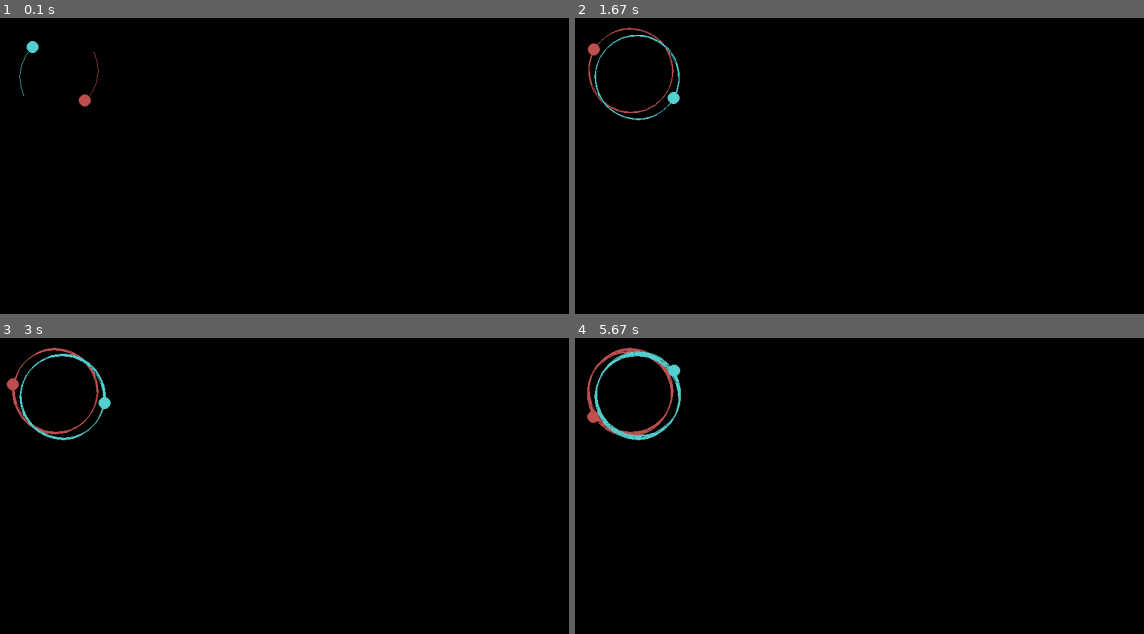
Above: before the commit, frames 1-4 (two rows, left to right).
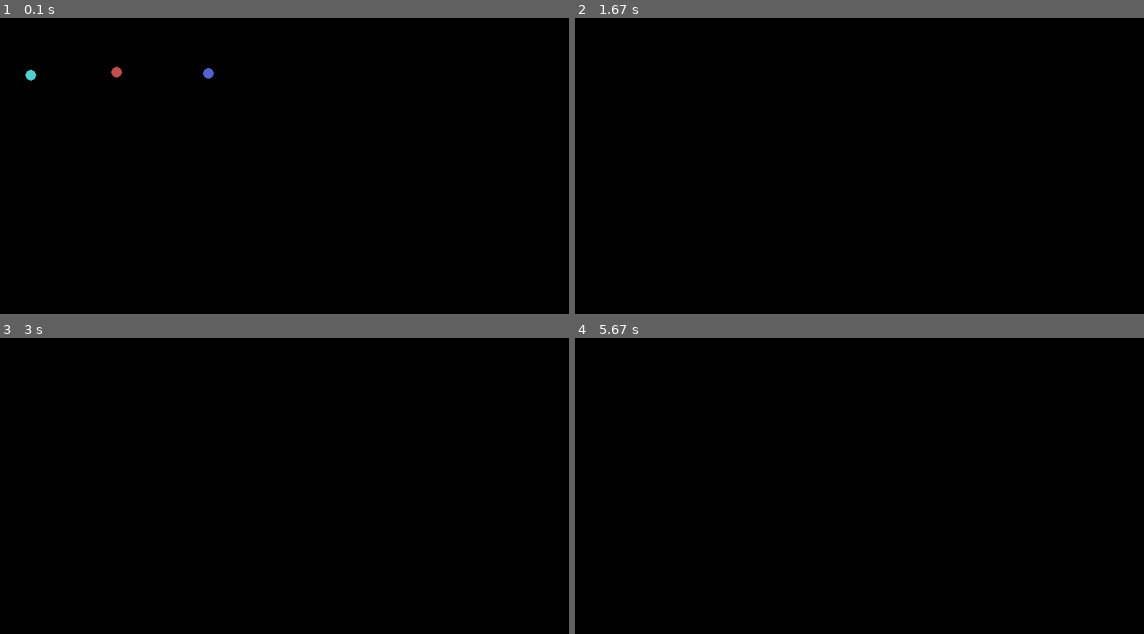
Above: after the commit, the same moments.

Repository: ChaoticSymphony/n-body-problem-pygame
Game: pygame game, started from n-body-problem.py
The game is run twice, just before and just after one commit, with the same random seed, the same clock (stepped at 60 frames per second) and the same inputs.
Inputs (mouse positions are in pixels of both pictures, inside the frame that each line leads up to):
- Up to frame 1 (0.1 s): no input
- Up to frame 2 (1.67 s): press the mouse at (outside the picture) at 0.37 s; move the mouse to (631, 130) at 0.47 s; release the mouse at (779, 180) at 0.6 s; press the mouse at (outside the picture) at 0.7 s; move the mouse to (637, 94) at 0.8 s; release the mouse at (796, 115) at 0.93 s
- Up to frame 3 (3 s): no input
- Up to frame 4 (5.67 s): no input

The runs differ from the first frame. In frame 1, 0.4% of the frame differs, in the area x 3-38%, y 7-31%; in frame 2, 0.8%; in frame 3, 0.9%; in frame 4, 1.3%, in the area x 2-19%, y 3-35%.

Commit message:
Add files via upload
Added changes which allow you to pan around the screen now

Diff:
--- a/n-body-problem.py
+++ b/n-body-problem.py
@@ -2,17 +2,15 @@
 import math
 import numpy as np
 
-a = 1100 * math.pow(10, 12)
-b = 1100 * math.pow(10, 12)
-c = 300 * math.pow(10, 12)
-vel = 11.2
+a = 100
+vel = 1
 
 pygame.init()
 screen = pygame.display.set_mode((1500, 800))
 pygame.display.set_caption("Solar System")
 
 class Body:
-    G = 6.67430 * math.pow(10, -11)  #Gravitational constant
+    G = 1  # Gravitational constant
 
     def __init__(self, mass, color, x, y, vx, vy):
         self.mass = mass
@@ -23,20 +21,22 @@
         self.vy = vy
         self.orbit = []
 
-    def draw_orbit(self, screen):
-        #Draws the orbit of the body first
+    def draw_orbit(self, screen, offset_x, offset_y):
+        # Draw the orbit with an offset
         if len(self.orbit) > 1:
-            pygame.draw.lines(screen, self.color, False, self.orbit, 1)
-    def draw_planet(self, screen):
-        #Draws the body itself
-        pygame.draw.circle(screen, self.color, (float(self.x), float(self.y)), 10)
+            adjusted_orbit = [(x + offset_x, y + offset_y) for x, y in self.orbit]
+            pygame.draw.lines(screen, self.color, False, adjusted_orbit, 1)
+
+    def draw_planet(self, screen, offset_x, offset_y):
+        # Draw the body itself with an offset
+        pygame.draw.circle(screen, self.color, (int(self.x + offset_x), int(self.y + offset_y)), 9)
 
     def accelerate_due_to_gravity(self, other):
         dx = other.x - self.x
         dy = other.y - self.y
         d = math.sqrt(dx**2 + dy**2)
         if d == 0:
-            return  #Avoid division by zero
+            return  # Avoid division by zero
         f = self.G * self.mass * other.mass / d**2
         ax = f * dx / d / self.mass
         ay = f * dy / d / self.mass
@@ -47,7 +47,7 @@
         self.x += self.vx
         self.y += self.vy
         self.orbit.append((self.x, self.y))
-        if len(self.orbit) > 1200:  #Keep the orbit list from growing indefinitely
+        if len(self.orbit) > 1200:  # Keep the orbit list from growing indefinitely
             self.orbit.pop(0)
 
     def interact_with(self, other):
@@ -57,31 +57,59 @@
 running = True
 clock = pygame.time.Clock()
 
+# Pan variables
+pan_offset_x = 0
+pan_offset_y = 0
+dragging = False
+last_mouse_pos = None
+
 bodies = [
-    Body(mass=a, color=(193, 81, 81), x=700, y=350, vx=vel, vy=vel),
-    Body(mass=b, color=(85, 209, 209), x=600, y=450, vx=-vel, vy=-vel),
-    #Body(mass=c, color=(153, 255, 153), x=700, y=400, vx=1, vy=0.5),
-    ]
+    Body(mass=a, color=(193, 81, 81), x=750, y=400, vx=-0.5, vy=-0.5),
+    Body(mass=a, color=(85, 209, 209), x=600, y=400, vx=0.5, vy=0.5),
+    Body(mass=5, color=(85, 100, 209), x=900, y=400, vx=-0., vy=0.),
+]
 
 while running:
     for event in pygame.event.get():
         if event.type == pygame.QUIT:
             running = False
+        elif event.type == pygame.MOUSEBUTTONDOWN:
+            if event.button == 1:  # Left mouse button
+                dragging = True
+                last_mouse_pos = pygame.mouse.get_pos()
+        elif event.type == pygame.MOUSEBUTTONUP:
+            if event.button == 1:  # Left mouse button
+                dragging = False
+        elif event.type == pygame.MOUSEMOTION:
+            if dragging:
+                mouse_x, mouse_y = pygame.mouse.get_pos()
+                if last_mouse_pos:
+                    dx = mouse_x - last_mouse_pos[0]
+                    dy = mouse_y - last_mouse_pos[1]
+                    pan_offset_x += dx
+                    pan_offset_y += dy
+                    last_mouse_pos = (mouse_x, mouse_y)
+
     screen.fill("black")
 
-    #Loop through each pair of bodies to calculate interactions
+    # Loop through each pair of bodies to calculate interactions
     for i in range(len(bodies)):
         for j in range(i + 1, len(bodies)):
             bodies[i].interact_with(bodies[j])
-    #Move each body first
+
+    # Move each body first
     for body in bodies:
         body.move()
-    #Draw all orbits first
+
+    # Draw all orbits first
     for body in bodies:
-        body.draw_orbit(screen)
-    #Draw all planets
+        body.draw_orbit(screen, pan_offset_x, pan_offset_y)
+
+    # Draw all planets
     for body in bodies:
-        body.draw_planet(screen)
+        body.draw_planet(screen, pan_offset_x, pan_offset_y)
+
     pygame.display.update()
     clock.tick(60)  # Limit the frame rate to 60 FPS
+
 pygame.quit()
